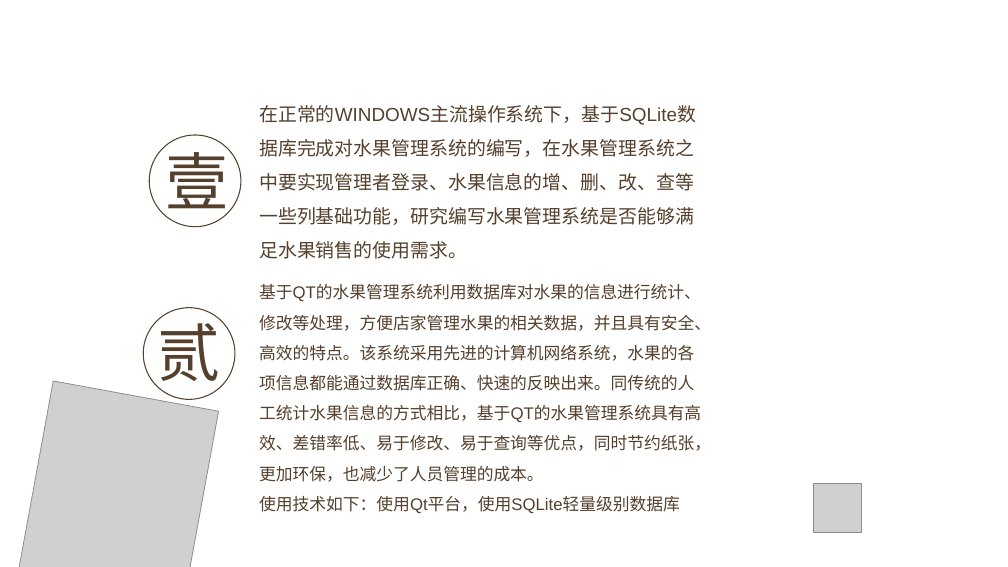
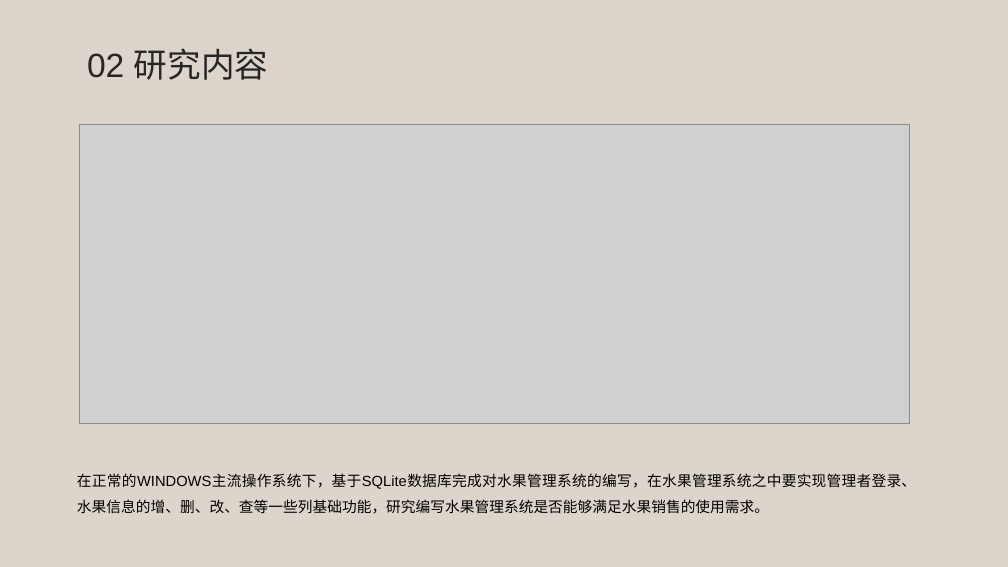
Before and after one commit to lanxuemeng/20151104789lanxuemeng, a slide deck: slide 5 of 基于QT的水果管理系统的设计与实现/答辩PPT/20151104789-兰雪萌-基于Qt的水果管理系统的设计与实现-答辩PPT.pptx. Drawn at 1008x567 pixels with LibreOffice and Linux fonts; fonts in the diff are those of the drawing; grey boxes stand for pictures; background and template pictures are left out. Boxes give left, top, right and bottom in pixels: in the first picture for what was removed or moved away, otherwise in the second. Text is boxed around its words. In the diff, an @@ line names an element or a change of style, - is before the commit and + after.

```diff
--- a/基于QT的水果管理系统的设计与实现/答辩PPT/20151104789-兰雪萌-基于Qt的水果管理系统的设计与实现-答辩PPT.pptx
+++ b/基于QT的水果管理系统的设计与实现/答辩PPT/20151104789-兰雪萌-基于Qt的水果管理系统的设计与实现-答辩PPT.pptx
@@ background picture (left out) to #DDD5CB @@
@@ text added at bbox=[87, 48, 268, 80], 32 pt, text #262626 @@
+02 研究内容
@@ picture added at bbox=[79, 125, 910, 423] @@
@@ ellipse removed at bbox=[149, 135, 240, 227] @@
@@ text removed at bbox=[165, 142, 228, 221] @@
-壹
@@ text removed at bbox=[259, 284, 711, 513] @@
-基于QT的水果管理系统利用数据库对水果的信息进行统计、修改等处理，方便店家管理水果的相关数据，并且具有安全、高效的特点。该系统采用先进的计算机网络系统，水果的各项信息都能通过数据库正确、快速的反映出来。同传统的人工统计水果信息的方式相比，基于QT的水果管理系统具有高效、差错率低、易于修改、易于查询等优点，同时节约纸张，更加环保，也减少了人员管理的成本。
-使用技术如下：使用Qt平台，使用SQLite轻量级别数据库
@@ ellipse removed at bbox=[144, 308, 235, 399] @@
@@ text removed at bbox=[158, 313, 221, 392] @@
-贰
@@ picture removed at bbox=[17, 381, 218, 567] @@
@@ text "在正常的WINDOWS主流操作系统下，基于SQLite数据库完成对水果管理系统的编写，在水果管理系统之中要实现管理者登录 ...": place and size @@
-text "在正常的WINDOWS主流操作系统下，基于SQLite数据库完成对水果管理系统的编写，在水果管理系统之中要实现管理者登录 ..." at bbox=[259, 105, 696, 259]
+text "在正常的WINDOWS主流操作系统下，基于SQLite数据库完成对水果管理系统的编写，在水果管理系统之中要实现管理者登录 ..." at bbox=[77, 473, 916, 514]
@@ text "在正常的WINDOWS主流操作系统下，基于SQLite数据库完成对水果管理系统的编写，在水果管理系统之中要实现管理者登录 ..." at bbox=[77, 473, 916, 514]: size 18 to 14 pt, text colour #54402C to #000000; alignment left to justified; more space between paragraphs @@
@@ picture removed at bbox=[814, 483, 861, 533] @@
```
Also in this commit, not shown: 3 other slides changed, 6 slides added, 5 slides removed.
